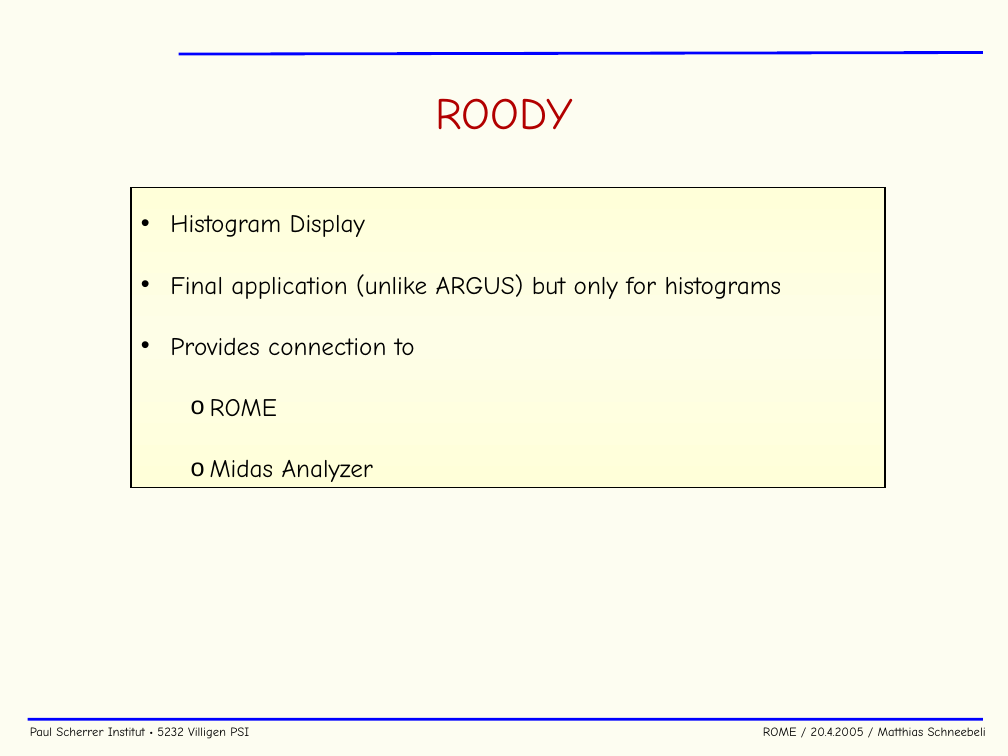
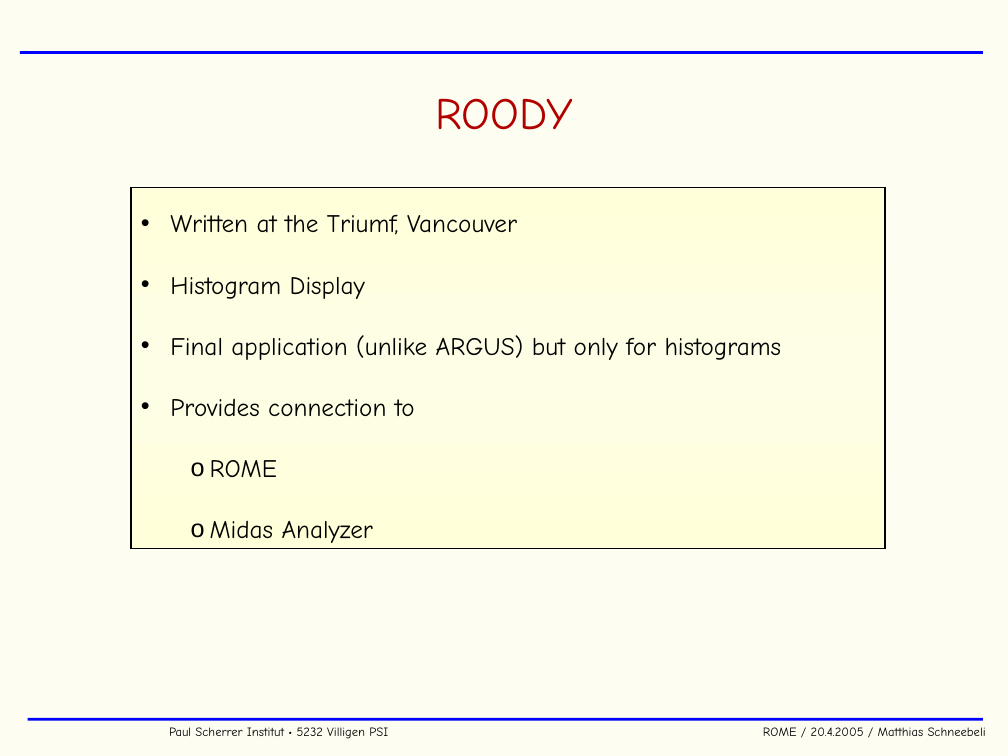
Before and after one commit to cjpl/rome, a slide deck: slide 35 of documentation/ROME.ppt (slide 36 before the commit). Drawn at 1008x756 pixels with LibreOffice and Linux fonts; fonts in the diff are those of the drawing; background and template pictures are left out. Boxes give left, top, right and bottom in pixels: in the first picture for what was removed or moved away, otherwise in the second. Text is boxed around its words. In the diff, an @@ line names an element or a change of style, - is before the commit and + after.

```diff
--- a/documentation/ROME.ppt
+++ b/documentation/ROME.ppt
@@ line moved from (178, 54) - (983, 52) to (20, 52) - (983, 52) @@
@@ rectangle "Written at the Triumf, Vancouver": place and size @@
-rectangle "Written at the Triumf, Vancouver" at box(131, 187, 885, 488)
+rectangle "Written at the Triumf, Vancouver" at box(131, 187, 885, 548)
@@ text in rectangle at box(170, 215, 517, 235): paragraph added @@
+• Written at the Triumf, Vancouver
@@ text "Paul Scherrer Institut • 5232 ..." rewrapped from box(30, 727, 986, 739) to box(169, 727, 986, 739) @@
```
Also in this commit, not shown: 54 other slides changed, 1 slide added, 6 other files.
